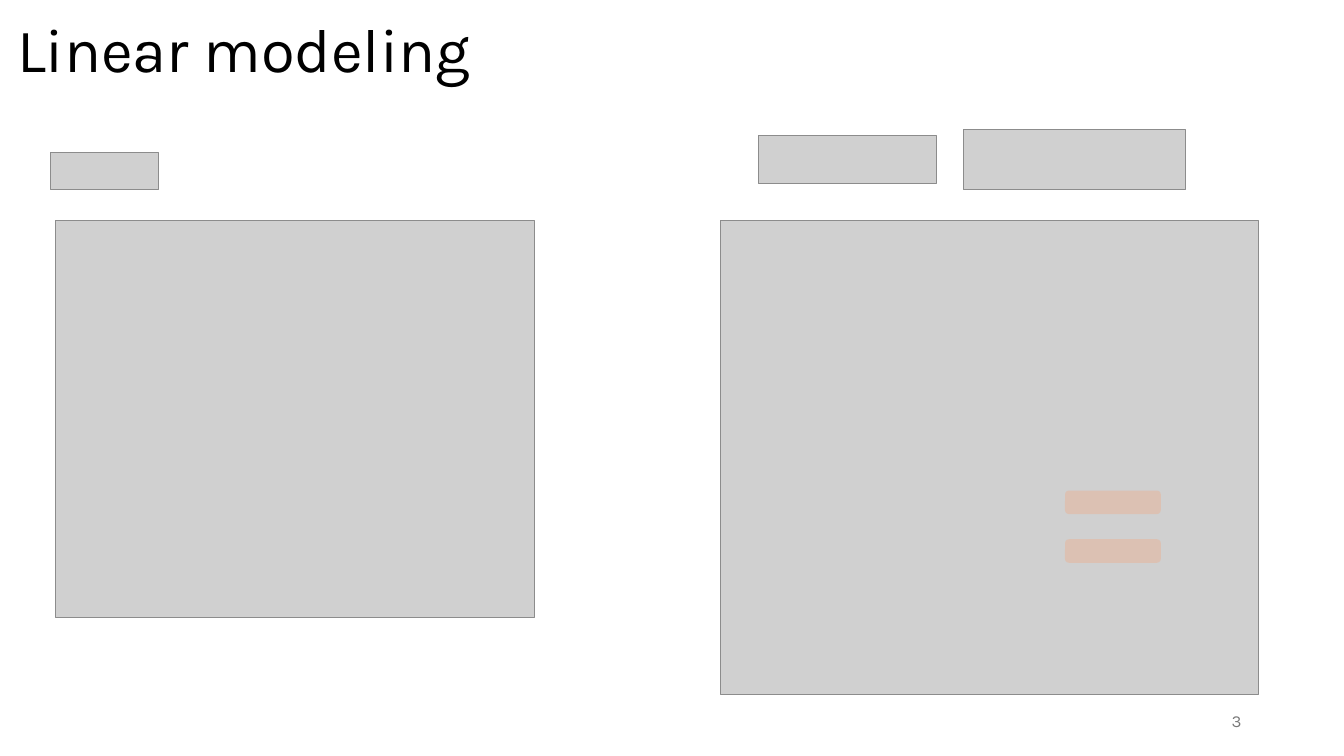
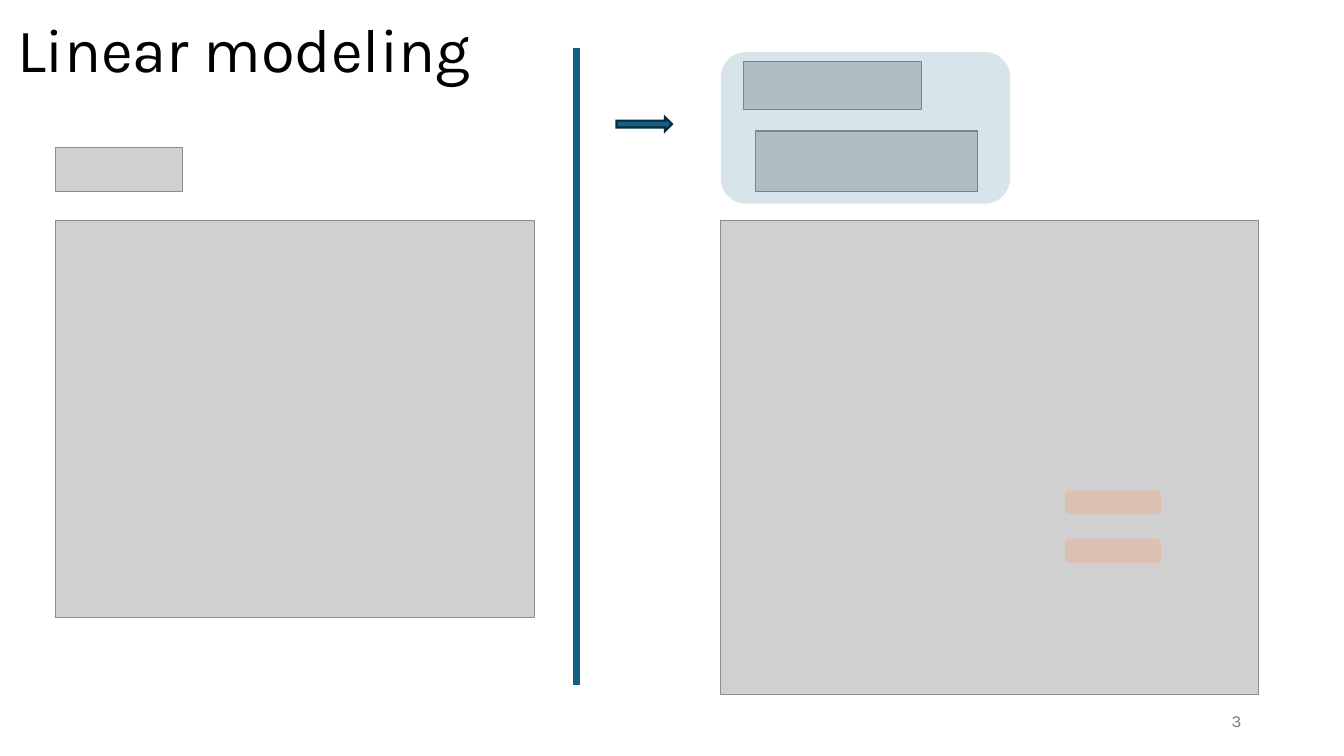
Before and after one commit to omroot/d2l_pytorch, a slide deck: slide 3 of mylearnings/mylecturenotes/ML4AM_Ch6_FeatureImportance.pptx. Drawn at 1344x756 pixels with LibreOffice and Linux fonts; fonts in the diff are those of the drawing; grey boxes stand for pictures. Boxes give left, top, right and bottom in pixels: in the first picture for what was removed or moved away, otherwise in the second. Text is boxed around its words. In the diff, an @@ line names an element or a change of style, - is before the commit and + after.

```diff
--- a/mylearnings/mylecturenotes/ML4AM_Ch6_FeatureImportance.pptx
+++ b/mylearnings/mylecturenotes/ML4AM_Ch6_FeatureImportance.pptx
@@ line added from (577, 47) to (577, 685), #156082 4.75 pt @@
@@ rounded rectangle added at (721, 52, 1010, 204), fill #156082 at 17% opacity @@
@@ picture: place and size @@
-picture at (758, 135, 937, 184)
+picture at (744, 62, 923, 110)
@@ right arrow added at (617, 117, 673, 131), fill #156082, outline #092A39 1.5 pt @@
@@ picture: place and size @@
-picture at (50, 152, 158, 190)
+picture at (55, 147, 182, 192)
@@ picture: place and size @@
-picture at (963, 129, 1186, 190)
+picture at (755, 131, 978, 192)
```
Also in this commit, not shown: 9 other slides changed, 2 slides added.
